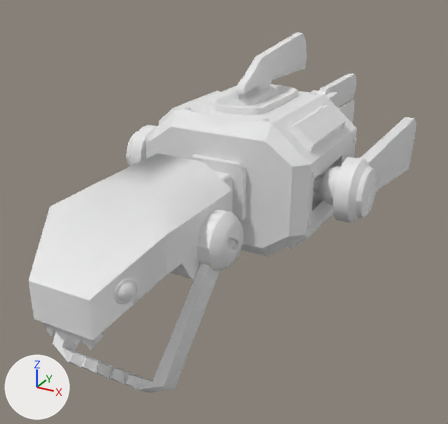
One commit to the COLLADA model Characters/Char_sharkbot/shark.dae: the scene before it, then after it.
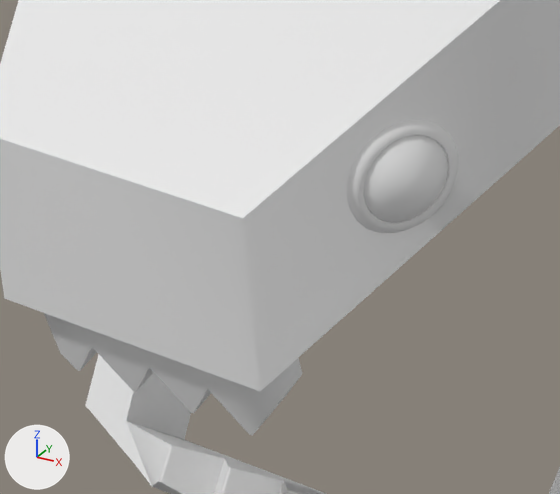
Each version appears first whole from a camera (50 mm lens) standing at (6.75, -13.27, 6.99) and looking at (-0.55, 0.01, 0.35), and next in a close-up on the part from 7% to 36% of the width and 59% to 86% of the height. Lighting does not change. The marker at lower left points along +X, +Y and +Z. Where no turn or scale is listed for an object, it has been applied to the vertices. Vertices at the same position are counted once.

In view in the first close-up: 'Body.003'.
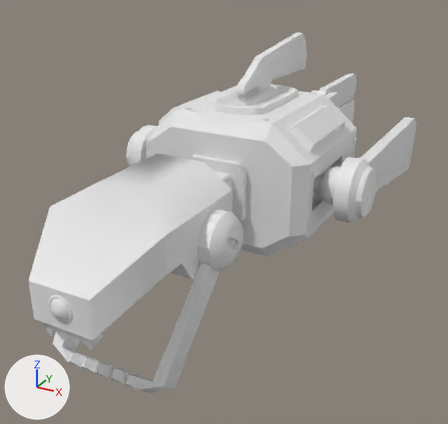
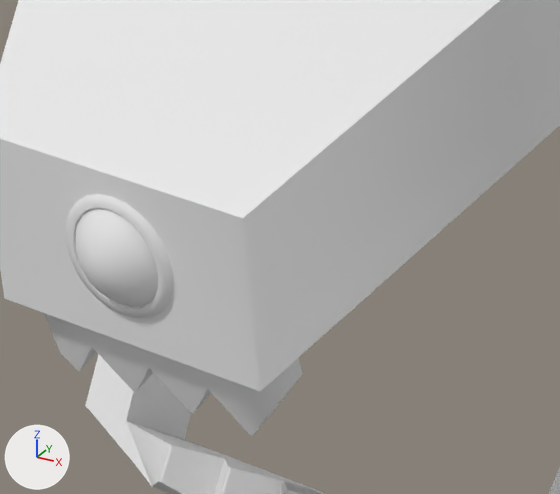
Boxes (x1, y1, x2, y2) around the edits, measured in the close-ups (560 x 494 px; the box of a moved part takes in the faces that stretch with it):
part 1 of me_body_003mesh, moved or reshaped (not visible before): after (76, 208, 158, 307)
part 2 of me_body_003mesh, moved or reshaped: before (347, 120, 458, 233); after (66, 194, 173, 318)
part 3 of me_body_003mesh, deleted: before (363, 135, 448, 223)

Edits to the bpy script that builds the scene:
```text
Change me_body_003mesh:
    where me_body_003mesh.from_pydata(...)  # 2523 vertices, 4263 faces; spans x -3.3..3.3, y -6.7..8.9, z -1.0..4.6
    used by ob_body_003; location = (0.0, 0.0, 0.0)
    me_body_003mesh part 1: the loose piece of 65 vertices spanning x -1.1..-0.9, y -6.3..-6.0, z 1.4..1.8 is turned 64.4 degrees about the z axis through its middle and scaled by 1.17, then moved by (1.0, -0.6, -0.3)
    me_body_003mesh part 2: the loose piece of 96 vertices spanning x 0.8..1.1, y -6.4..-5.9, z 1.3..1.8 is scaled about its middle by (-2.66, 0.0203, 1.17), then moved by (-0.9, -0.6, -0.3)
    me_body_003mesh part 3: the loose piece of 65 vertices spanning x 0.9..1.1, y -6.3..-6.0, z 1.4..1.8 is deleted
```
